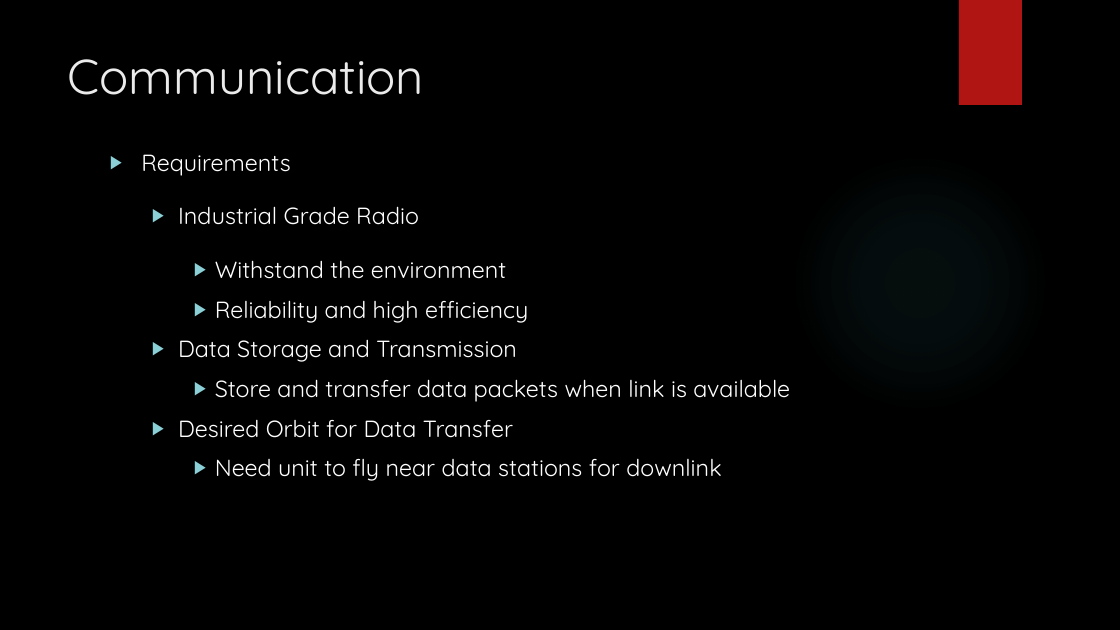
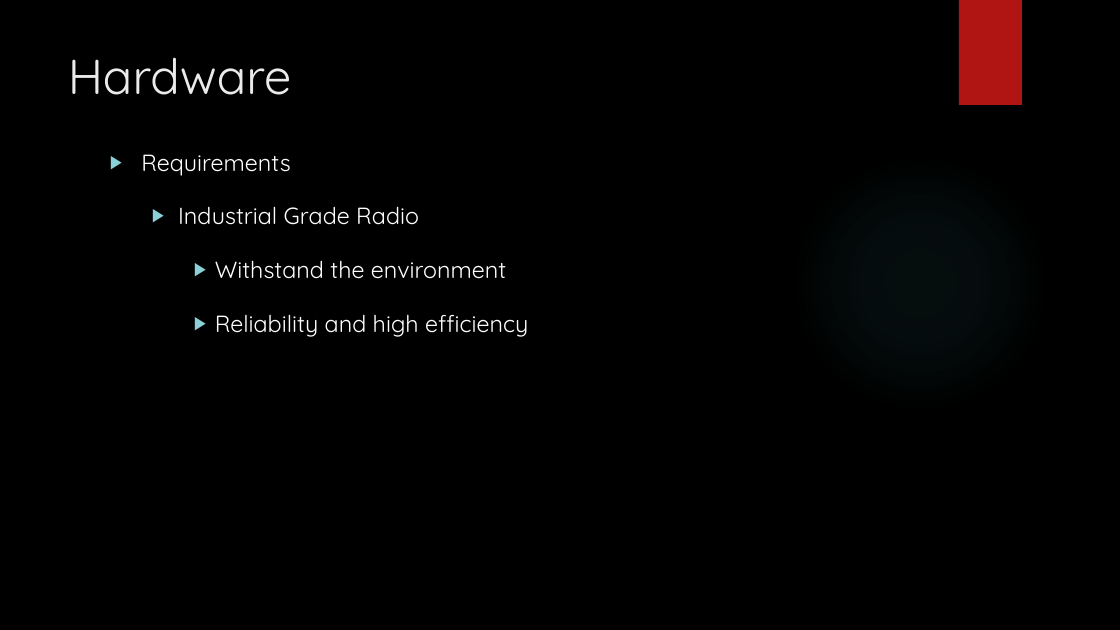
Before and after one commit to HASP-UMN/CubeSat, a slide deck: slide 18 of Presentations/PDR_Presentation.pptx (slide 16 before the commit). Drawn at 1120x630 pixels with LibreOffice and Linux fonts; fonts in the diff are those of the drawing; background and template pictures are left out. Boxes give left, top, right and bottom in pixels: in the first picture for what was removed or moved away, otherwise in the second. Text is boxed around its words. In the diff, an @@ line names an element or a change of style, - is before the commit and + after.

```diff
--- a/Presentations/PDR_Presentation.pptx
+++ b/Presentations/PDR_Presentation.pptx
@@ title at bbox=[68, 57, 292, 95]: text changed @@
-Communication
+Hardware
@@ text at bbox=[215, 314, 528, 337]: line spacing 1 to 1.5 @@
@@ text at bbox=[178, 340, 790, 481]: paragraphs removed @@
-  ▶ Data Storage and Transmission
-    ▶ Store and transfer data packets when link is available
-  ▶ Desired Orbit for Data Transfer
-    ▶ Need unit to fly near data stations for downlink
```
Also in this commit, not shown: 2 other slides changed, 3 slides added, 2 slides removed.
